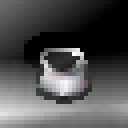
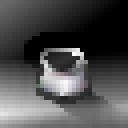
Layers edited between the first and the second (128, 128) image:
added layer "Layer" (subtract) over (52, 92, 120, 128)
